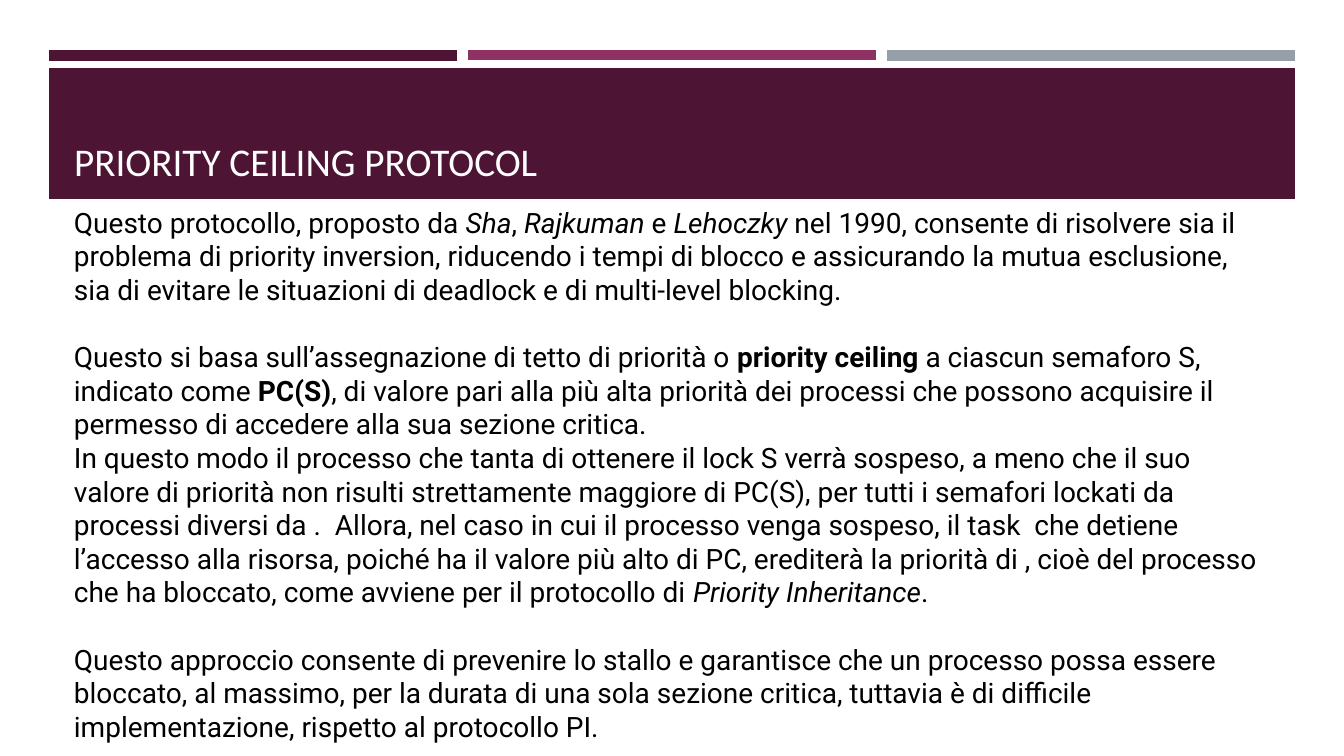
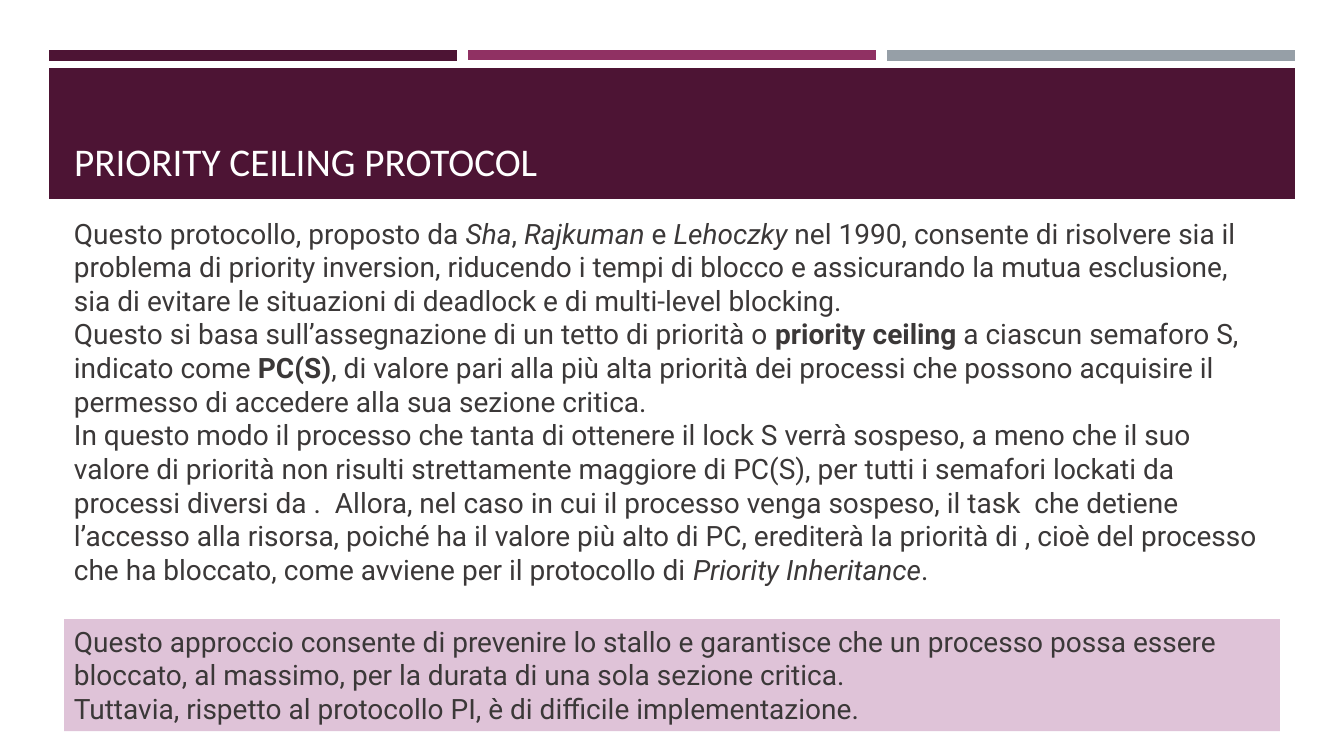
Before and after one commit to ivochan/SchedulingExercise, a slide deck: slide 31 of presentation/Algoritmi di scheduling real-time.odp. Drawn at 1344x756 pixels with LibreOffice and Linux fonts; fonts in the diff are those of the drawing. Boxes give left, top, right and bottom in pixels: in the first picture for what was removed or moved away, otherwise in the second. Text is boxed around its words. In the diff, an @@ line names an element or a change of style, - is before the commit and + after.

```diff
--- a/presentation/Algoritmi di scheduling real-time.odp
+++ b/presentation/Algoritmi di scheduling real-time.odp
@@ text "Questo protocollo, proposto da Sha, ...": place and size @@
-text "Questo protocollo, proposto da Sha, ..." at [74,212,1256,743]
+text "Questo protocollo, proposto da Sha, ..." at [74,223,1256,586]
@@ text at [74,223,1256,586]: text colour #000000 to #3B3838 in "Questo protocollo, proposto da Sha, Rajkuman e ...", "In questo modo il processo che tanta ..." @@
@@ text at [74,322,1238,418]: text changed; text colour #000000 to #3B3838 @@
-Questo si basa sull’assegnazione di tetto di priorità o priority ceiling a ciascun semaforo S, indicato come PC(S), di valore pari alla più alta priorità dei processi che possono acquisire il permesso di accedere alla sua sezione critica.
+Questo si basa sull’assegnazione di un tetto di priorità o priority ceiling a ciascun semaforo S, indicato come PC(S), di valore pari alla più alta priorità dei processi che possono acquisire il permesso di accedere alla sua sezione critica.
@@ rectangle added at [65,619,1280,731], fill #DFC3D8, 20 pt, text #3B3838 @@
+Questo approccio consente di prevenire lo stallo e garantisce che un processo possa essere bloccato, al massimo, per la durata di una sola sezione critica.
+Tuttavia, rispetto al protocollo PI, è di difficile implementazione.
@@ text at [74,649,1216,743]: paragraph removed @@
-Questo approccio consente di prevenire lo stallo e garantisce che un processo possa essere bloccato, al massimo, per la durata di una sola sezione critica, tuttavia è di difficile implementazione, rispetto al protocollo PI.
```
Also in this commit, not shown: 23 other slides changed, 2 other files.
